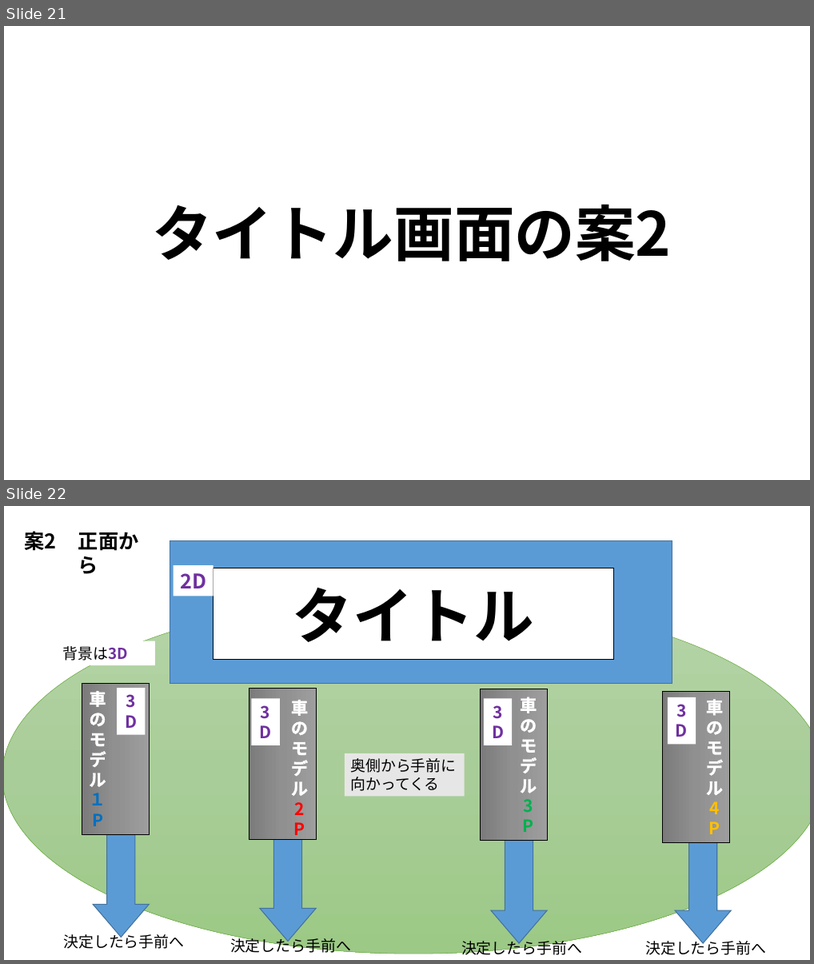
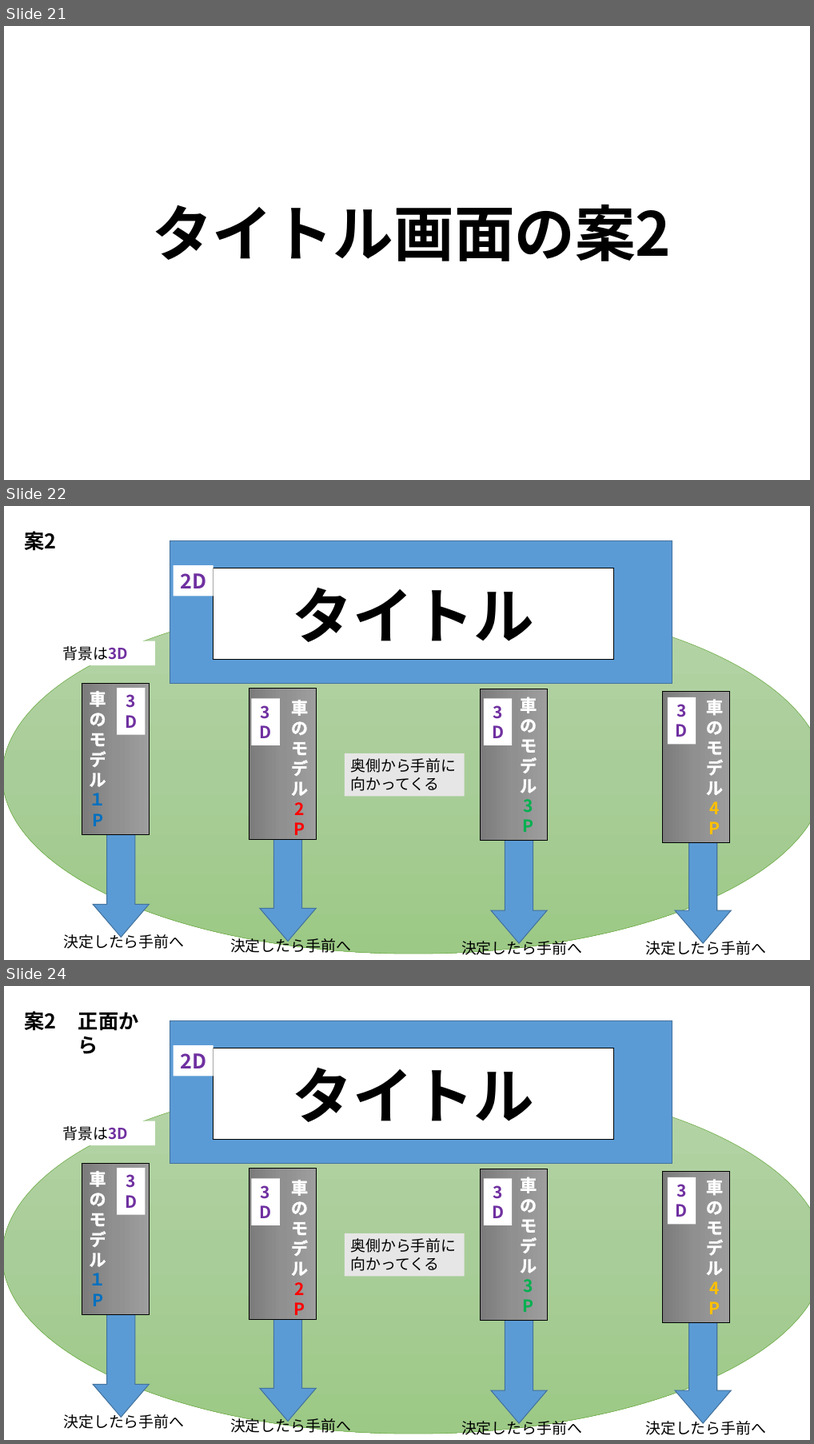
Before and after one commit to MizukiKato0416/sotsugyou_time_kato, a slide deck: 卒業制作_大元タイトル構成.ppsx. Shown one above the other, each under a label of ours: slides 21 and 22 before the commit, slides 21, 22 and 24 after it; the slides between them are not shown. The pictures are 814x964 and 814x1444 pixels, drawn with LibreOffice and Linux fonts; fonts in the diff are those of the drawing. Boxes give left, top, right and bottom in pixels: in the first picture for what was removed or moved away, otherwise in the second. Text is boxed around its words. In the diff, an @@ line names an element or a change of style, - is before the commit and + after.

```diff
--- a/卒業制作_大元タイトル構成.ppsx
+++ b/卒業制作_大元タイトル構成.ppsx
@@ slide 22 added at box(4, 506, 810, 960), background #FFFFFF @@
@@ text added at box(25, 531, 57, 551), 24 pt, text #000000, bold @@
+案2
@@ rectangle added at box(170, 541, 673, 684), fill #5B9BD5, outline #43739E 1 pt @@
@@ rectangle added at box(174, 565, 214, 596), fill #FFFFFF, 24 pt, text #7030A0, bold @@
+2D
@@ rectangle added at box(214, 568, 614, 660), fill #FFFFFF, outline #000000 1 pt, 72 pt, text #000000, bold @@
+タイトル
@@ ellipse added at box(4, 597, 810, 954), fill gradient #B5D5A7 to #AACE9A to #9CC987, outline #70AD47 0.5 pt @@
@@ rectangle added at box(35, 641, 155, 665), fill #FFFFFF, 18 pt, text #000000 @@
+背景は3D
@@ rectangle added at box(82, 684, 149, 835), fill gradient #9D9D9D to #909090 to #7C7C7C, outline #000000 0.5 pt @@
@@ text added at box(90, 688, 106, 787), 20 pt, text #FFFFFF, bold @@
+車のモデル１P
@@ rectangle added at box(117, 688, 146, 735), fill #FFFFFF, 20 pt, text #7030A0, bold @@
+3D
@@ rectangle added at box(249, 688, 316, 840), fill gradient #9D9D9D to #909090 to #7C7C7C, outline #000000 0.5 pt @@
@@ text added at box(291, 697, 308, 796), 20 pt, text #FFFFFF, bold @@
+車のモデル2P
@@ rectangle added at box(480, 689, 548, 840), fill gradient #9D9D9D to #909090 to #7C7C7C, outline #000000 0.5 pt @@
@@ text added at box(520, 697, 537, 793), 20 pt, text #FFFFFF, bold @@
+車のモデル3P
@@ rectangle added at box(662, 691, 730, 842), fill gradient #9D9D9D to #909090 to #7C7C7C, outline #000000 0.5 pt @@
@@ rectangle added at box(668, 697, 697, 744), fill #FFFFFF, 20 pt, text #7030A0, bold @@
+3D
@@ rectangle added at box(251, 698, 280, 745), fill #FFFFFF, 20 pt, text #7030A0, bold @@
+3D
@@ rectangle added at box(484, 698, 513, 745), fill #FFFFFF, 20 pt, text #7030A0, bold @@
+3D
@@ text added at box(706, 699, 723, 795), 20 pt, text #FFFFFF, bold @@
+車のモデル4P
@@ rectangle added at box(345, 753, 464, 796), fill #E7E6E6, 18 pt, text #000000 @@
+奥側から手前に
+向かってくる
@@ right arrow added at box(93, 832, 149, 936), fill #5B9BD5, outline #43739E 1 pt @@
@@ right arrow added at box(260, 836, 316, 941), fill #5B9BD5, outline #43739E 1 pt @@
@@ right arrow added at box(491, 838, 547, 943), fill #5B9BD5, outline #43739E 1 pt @@
@@ right arrow added at box(675, 838, 732, 943), fill #5B9BD5, outline #43739E 1 pt @@
@@ text added at box(63, 931, 184, 948), 18 pt, text #000000 @@
+決定したら手前へ
@@ text added at box(230, 935, 351, 955), 18 pt, text #000000 @@
+決定したら手前へ
@@ text added at box(462, 937, 582, 957), 18 pt, text #000000 @@
+決定したら手前へ
@@ text added at box(646, 937, 766, 955), 18 pt, text #000000 @@
+決定したら手前へ
@@ what was slide 22 is now slide 24 @@
```
Also in this commit, not shown: 2 slides changed, 1 other slide added, 2 other files.
